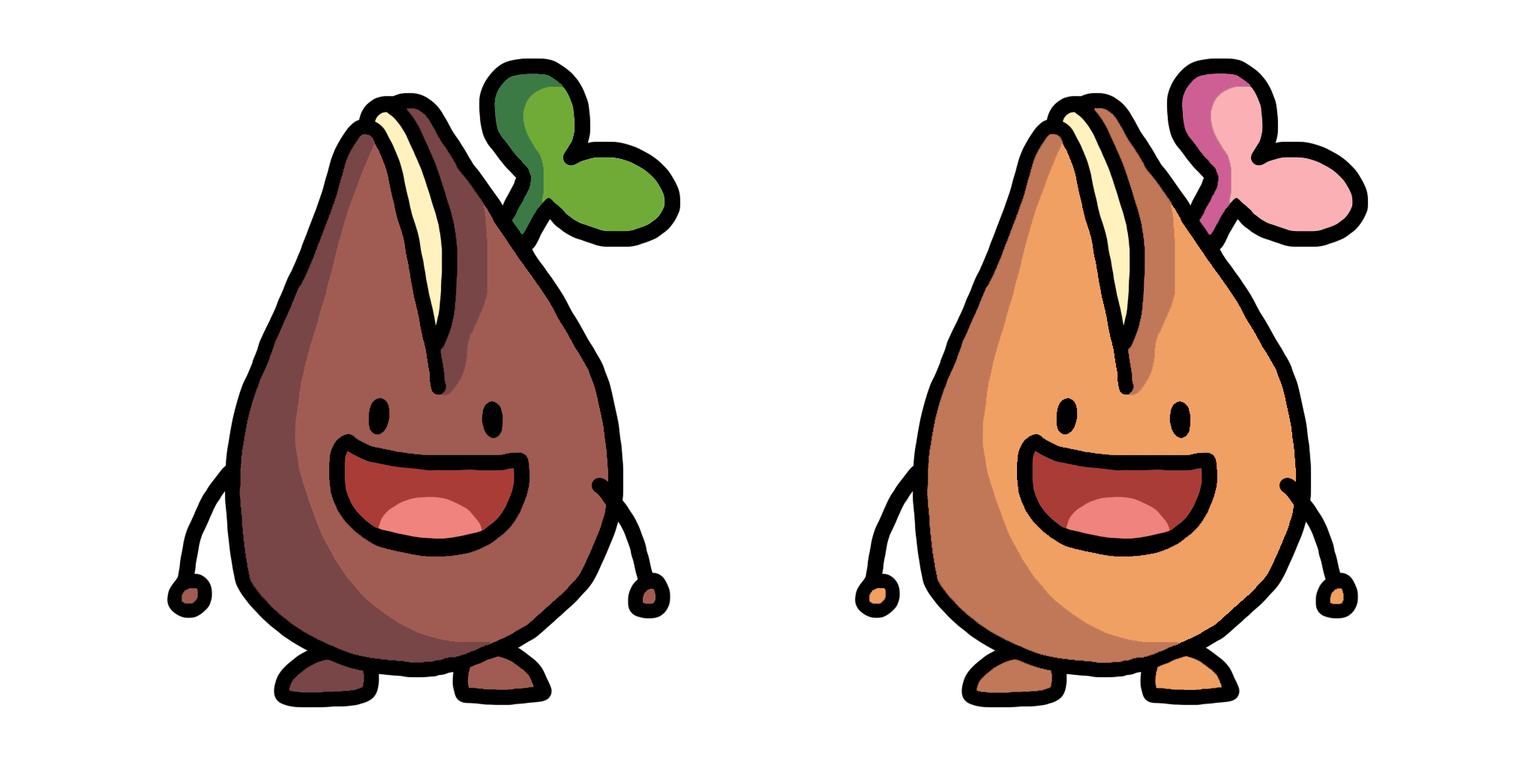
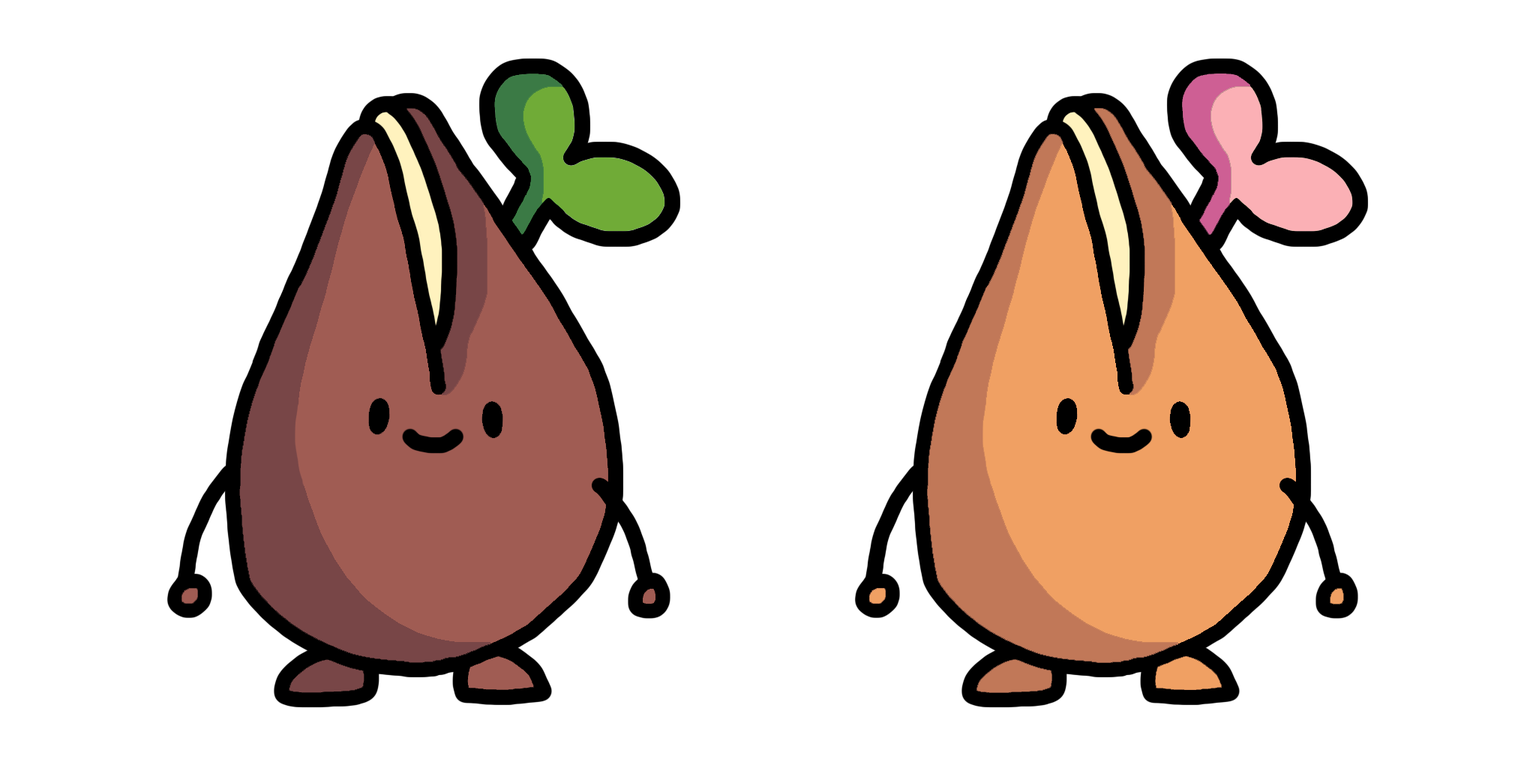
Before/after of a 1536px x 768px layered artwork. What changed in the layer stack:
painted on "Chagraine" over [328, 428, 1218, 557]
